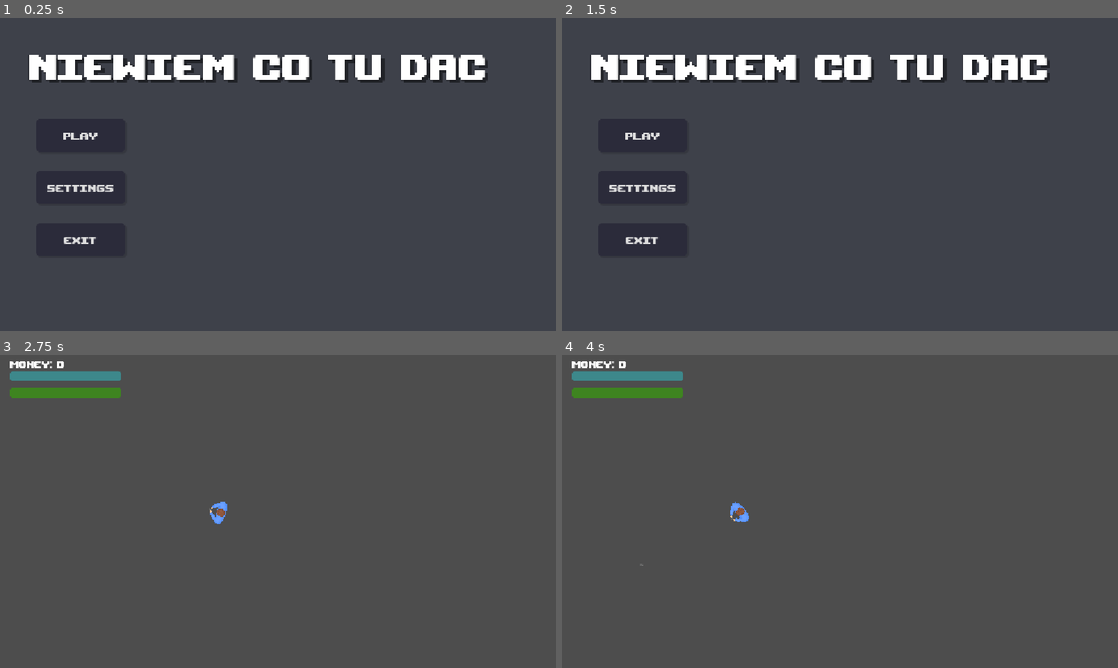
Above: before the commit, frames 1-4 (two rows, left to right).
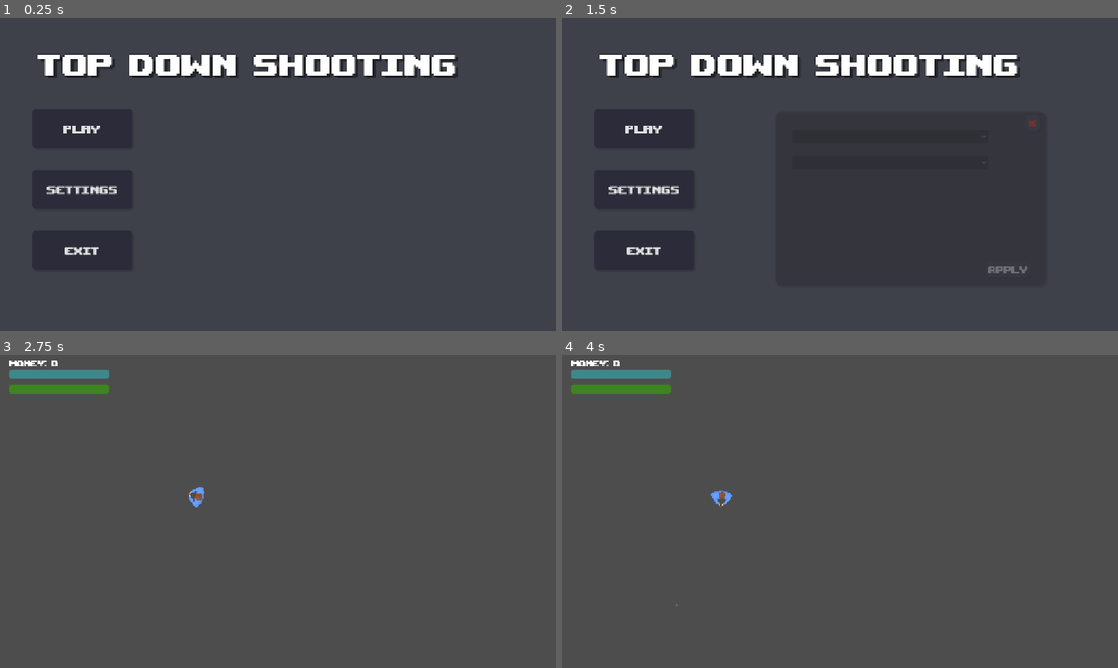
Above: after the commit, the same moments.

Repository: kamil-krecisz/TopDown-Shooting-Game
Game: Godot game, scene res://Scenes/main_menu.tscn
Same seed, same stepped clock (60 frames per second), same inputs: the game is played once before the commit and once after it.
Inputs (mouse positions are in pixels of both pictures, inside the frame that each line leads up to):
- Up to frame 1 (0.25 s): no input
- Up to frame 2 (1.5 s): click "settings" at 0.5 s; click (1034, 124) at 1.25 s, where only the run after the commit has a clickable "X"
- Up to frame 3 (2.75 s): click "Play" at 2 s
- Up to frame 4 (4 s): tap Enter at 2.75 s; move the mouse to (962, 495) at 2.77 s; click (962, 495) at 2.85 s; move the mouse to (728, 527) at 3.52 s; hold A (A_down) from 3.53 s (still down); click (728, 527) at 3.6 s

The runs differ from the first frame. In frame 1, 5.3% of the frame differs, in the area x 5-88%, y 11-76%; in frame 2, 5.4%, in the area x 5-88%, y 11-82%; in frame 3, 1.2%; in frame 4, 1.2%.

Commit message:
Commit 14th - Added settings menu and borders to the main scene

Diff:
--- a/Scenes/Main.tscn
+++ b/Scenes/Main.tscn
@@ -12,9 +12,9 @@
 
 [sub_resource type="Curve2D" id="Curve2D_rgh2o"]
 _data = {
-"points": PackedVector2Array(0, 0, 0, 0, 1125, 10, 0, 0, 0, 0, 1125, 600, 0, 0, 0, 0, 1124, 638, 0, 0, 0, 0, 6, 644, 0, 0, 0, 0, 16, 21, 0, 0, 0, 0, 1121, 12)
+"points": PackedVector2Array(0, 0, 0, 0, 17, 699, 0, 0, 0, 0, 1260, 701, 0, 0, 0, 0, 1265, 11, 0, 0, 0, 0, 19, 13, 0, 0, 0, 0, 17, 699)
 }
-point_count = 6
+point_count = 5
 
 [sub_resource type="Animation" id="Animation_jw32o"]
 length = 0.001
@@ -53,11 +53,22 @@
 &"WaveIdentifierAni": SubResource("Animation_50glp")
 }
 
+[sub_resource type="WorldBoundaryShape2D" id="WorldBoundaryShape2D_tw308"]
+normal = Vector2(0, 1)
+
+[sub_resource type="WorldBoundaryShape2D" id="WorldBoundaryShape2D_v1gob"]
+
+[sub_resource type="WorldBoundaryShape2D" id="WorldBoundaryShape2D_007ni"]
+normal = Vector2(1, 0)
+
+[sub_resource type="WorldBoundaryShape2D" id="WorldBoundaryShape2D_jw32o"]
+normal = Vector2(-1, 0)
+
 [node name="Main" type="Node2D" unique_id=1941816599]
 script = ExtResource("1_kln2b")
 
 [node name="Camera2D" type="Camera2D" parent="." unique_id=1522785518]
-position = Vector2(576, 324)
+position = Vector2(640, 360)
 script = ExtResource("2_v1gob")
 
 [node name="ScreenCanvas" type="CanvasLayer" parent="." unique_id=975740405]
@@ -94,17 +105,17 @@
 
 [node name="WaveIdentifier" type="Panel" parent="ScreenCanvas" unique_id=2012267241]
 visible = false
-offset_right = 1152.0
-offset_bottom = 648.0
+offset_right = 1280.0
+offset_bottom = 720.0
 theme_override_styles/panel = SubResource("StyleBoxFlat_jw32o")
 
 [node name="WaveLabel" type="Label" parent="ScreenCanvas/WaveIdentifier" unique_id=1662791303]
 texture_filter = 1
 layout_mode = 0
-offset_left = 444.0
-offset_top = 288.0
-offset_right = 708.0
-offset_bottom = 360.0
+offset_left = 508.0
+offset_top = 324.0
+offset_right = 772.0
+offset_bottom = 396.0
 theme_override_fonts/font = ExtResource("4_v1gob")
 theme_override_font_sizes/font_size = 80
 text = "WAVE: 1"
@@ -136,11 +147,29 @@
 curve = SubResource("Curve2D_rgh2o")
 
 [node name="SpawnLocation" type="PathFollow2D" parent="SpawnPath" unique_id=2102966019]
-position = Vector2(1125, 10)
-rotation = 1.5707964
+position = Vector2(17, 699)
+rotation = 0.001609009
 
 [node name="AnimationPlayer" type="AnimationPlayer" parent="." unique_id=1489567010]
 libraries/ = SubResource("AnimationLibrary_vy5pj")
+
+[node name="Border" type="StaticBody2D" parent="." unique_id=1617827959]
+
+[node name="TopBorder" type="CollisionShape2D" parent="Border" unique_id=2119394592]
+position = Vector2(640, 0)
+shape = SubResource("WorldBoundaryShape2D_tw308")
+
+[node name="BottomBorder" type="CollisionShape2D" parent="Border" unique_id=1525905210]
+position = Vector2(640, 720)
+shape = SubResource("WorldBoundaryShape2D_v1gob")
+
+[node name="LeftBorder" type="CollisionShape2D" parent="Border" unique_id=397608717]
+position = Vector2(0, 360)
+shape = SubResource("WorldBoundaryShape2D_007ni")
+
+[node name="RightBorder" type="CollisionShape2D" parent="Border" unique_id=1193341593]
+position = Vector2(1280, 360)
+shape = SubResource("WorldBoundaryShape2D_jw32o")
 
 [connection signal="which_wave" from="." to="ScreenCanvas" method="_on_which_wave"]
 [connection signal="upgrade_bought" from="ScreenCanvas/pause_menu" to="ScreenCanvas" method="_on_pause_menu_upgrade_bought"]
--- a/Scenes/enemy.tscn
+++ b/Scenes/enemy.tscn
@@ -27,11 +27,10 @@
 [node name="NavigationAgent2D" type="NavigationAgent2D" parent="." unique_id=408426545]
 
 [node name="HealthBar" type="ProgressBar" parent="." unique_id=677013006]
-visible = false
 modulate = Color(0.13509652, 0.9602726, 0, 1)
-offset_left = -13.0
+offset_left = -20.0
 offset_top = -33.0
-offset_right = 13.0
+offset_right = 20.0
 offset_bottom = -28.0
 value = 50.0
 show_percentage = false
@@ -49,5 +48,14 @@
 stream = ExtResource("3_afpow")
 pitch_scale = 0.6
 
+[node name="Label" type="Label" parent="." unique_id=737147813]
+visible = false
+offset_left = -17.0
+offset_top = -107.0
+offset_right = 10.0
+offset_bottom = 30.0
+theme_override_font_sizes/font_size = 100
+text = ","
+
 [connection signal="body_entered" from="AttackRange" to="." method="_on_attack_body_entered"]
 [connection signal="body_exited" from="AttackRange" to="." method="_on_attack_body_exited"]
--- a/Scenes/main_menu.tscn
+++ b/Scenes/main_menu.tscn
@@ -37,20 +37,127 @@
 shadow_size = 2
 shadow_offset = Vector2(3, 3)
 
+[sub_resource type="StyleBoxFlat" id="StyleBoxFlat_mayyj"]
+bg_color = Color(0.16577613, 0.16775754, 0.18782228, 1)
+corner_radius_top_left = 15
+corner_radius_top_right = 15
+corner_radius_bottom_right = 15
+corner_radius_bottom_left = 15
+shadow_color = Color(0, 0, 0, 0.27450982)
+shadow_size = 3
+shadow_offset = Vector2(4, 4)
+
+[sub_resource type="StyleBoxFlat" id="StyleBoxFlat_fu8ta"]
+bg_color = Color(0.47617882, 0.4918508, 0.61660475, 0.2)
+corner_radius_top_left = 10
+corner_radius_top_right = 10
+corner_radius_bottom_right = 10
+corner_radius_bottom_left = 10
+shadow_color = Color(0, 0, 0, 0.15686275)
+shadow_size = 2
+shadow_offset = Vector2(2, 2)
+
+[sub_resource type="StyleBoxFlat" id="StyleBoxFlat_ce3w2"]
+bg_color = Color(0.62314403, 0.6381441, 0.75037915, 0.2)
+corner_radius_top_left = 10
+corner_radius_top_right = 10
+corner_radius_bottom_right = 10
+corner_radius_bottom_left = 10
+shadow_color = Color(0, 0, 0, 0.15686275)
+shadow_size = 2
+shadow_offset = Vector2(2, 2)
+
+[sub_resource type="StyleBoxFlat" id="StyleBoxFlat_opfnp"]
+bg_color = Color(0.55621076, 0.57210153, 0.69405496, 0.2)
+corner_radius_top_left = 10
+corner_radius_top_right = 10
+corner_radius_bottom_right = 10
+corner_radius_bottom_left = 10
+shadow_color = Color(0, 0, 0, 0.15686275)
+shadow_size = 2
+shadow_offset = Vector2(2, 2)
+
+[sub_resource type="StyleBoxFlat" id="StyleBoxFlat_cp0ys"]
+bg_color = Color(0.47617882, 0.4918508, 0.61660475, 0.2)
+corner_radius_top_left = 10
+corner_radius_top_right = 10
+corner_radius_bottom_right = 10
+corner_radius_bottom_left = 10
+shadow_color = Color(0, 0, 0, 0.15686275)
+shadow_size = 2
+shadow_offset = Vector2(2, 2)
+
+[sub_resource type="StyleBoxFlat" id="StyleBoxFlat_yhxw7"]
+bg_color = Color(0.62314403, 0.6381441, 0.75037915, 0.2)
+corner_radius_top_left = 10
+corner_radius_top_right = 10
+corner_radius_bottom_right = 10
+corner_radius_bottom_left = 10
+shadow_color = Color(0, 0, 0, 0.15686275)
+shadow_size = 2
+shadow_offset = Vector2(2, 2)
+
+[sub_resource type="StyleBoxFlat" id="StyleBoxFlat_trj04"]
+bg_color = Color(0.55621076, 0.57210153, 0.69405496, 0.2)
+corner_radius_top_left = 10
+corner_radius_top_right = 10
+corner_radius_bottom_right = 10
+corner_radius_bottom_left = 10
+shadow_color = Color(0, 0, 0, 0.15686275)
+shadow_size = 2
+shadow_offset = Vector2(2, 2)
+
+[sub_resource type="Animation" id="Animation_1ehe0"]
+length = 0.001
+tracks/0/type = "value"
+tracks/0/imported = false
+tracks/0/enabled = true
+tracks/0/path = NodePath("../SettingsLayer/Panel:modulate")
+tracks/0/interp = 1
+tracks/0/loop_wrap = true
+tracks/0/keys = {
+"times": PackedFloat32Array(0),
+"transitions": PackedFloat32Array(1),
+"update": 0,
+"values": [Color(1, 1, 1, 1)]
+}
+
+[sub_resource type="Animation" id="Animation_ce3w2"]
+resource_name = "settings_animation"
+length = 0.25
+tracks/0/type = "value"
+tracks/0/imported = false
+tracks/0/enabled = true
+tracks/0/path = NodePath("../SettingsLayer/Panel:modulate")
+tracks/0/interp = 1
+tracks/0/loop_wrap = true
+tracks/0/keys = {
+"times": PackedFloat32Array(0, 0.25),
+"transitions": PackedFloat32Array(1, 1),
+"update": 0,
+"values": [Color(1, 1, 1, 0), Color(1, 1, 1, 1)]
+}
+
+[sub_resource type="AnimationLibrary" id="AnimationLibrary_n45e2"]
+_data = {
+&"RESET": SubResource("Animation_1ehe0"),
+&"settings_animation": SubResource("Animation_ce3w2")
+}
+
 [node name="Main_menu" type="Node2D" unique_id=225226503]
 script = ExtResource("1_48xlc")
 
 [node name="Panel" type="Panel" parent="." unique_id=568602713]
-offset_right = 1152.0
-offset_bottom = 648.0
+offset_right = 1280.0
+offset_bottom = 720.0
 theme_override_styles/panel = SubResource("StyleBoxFlat_28flt")
 
 [node name="Label" type="Label" parent="." unique_id=1032903527]
 texture_filter = 1
-offset_left = 60.0
-offset_top = 53.0
-offset_right = 1010.0
-offset_bottom = 161.0
+offset_left = 88.0
+offset_top = 58.0
+offset_right = 1053.0
+offset_bottom = 166.0
 theme_override_colors/font_shadow_color = Color(0, 0, 0, 0.26666668)
 theme_override_colors/font_outline_color = Color(0, 0, 0, 1)
 theme_override_constants/shadow_offset_x = 7
@@ -58,21 +165,21 @@
 theme_override_constants/outline_size = 2
 theme_override_fonts/font = ExtResource("1_28flt")
 theme_override_font_sizes/font_size = 100
-text = "niewiem co tu dac"
+text = "Top down shooting"
 
 [node name="VBoxContainer" type="VBoxContainer" parent="." unique_id=2059363041]
 offset_left = 75.0
 offset_top = 209.0
-offset_right = 259.0
-offset_bottom = 493.0
-theme_override_constants/separation = 40
+offset_right = 304.0
+offset_bottom = 580.0
+theme_override_constants/separation = 50
 
 [node name="PlayButton" type="Button" parent="VBoxContainer" unique_id=485209617]
 texture_filter = 1
 layout_mode = 2
 size_flags_vertical = 3
 theme_override_fonts/font = ExtResource("1_28flt")
-theme_override_font_sizes/font_size = 30
+theme_override_font_sizes/font_size = 35
 theme_override_styles/normal = SubResource("StyleBoxFlat_n45e2")
 theme_override_styles/pressed = SubResource("StyleBoxFlat_48xlc")
 theme_override_styles/hover = SubResource("StyleBoxFlat_1ehe0")
@@ -82,7 +189,7 @@
 layout_mode = 2
 size_flags_vertical = 3
 theme_override_fonts/font = ExtResource("1_28flt")
-theme_override_font_sizes/font_size = 30
+theme_override_font_sizes/font_size = 35
 theme_override_styles/normal = SubResource("StyleBoxFlat_n45e2")
 theme_override_styles/pressed = SubResource("StyleBoxFlat_48xlc")
 theme_override_styles/hover = SubResource("StyleBoxFlat_1ehe0")
@@ -92,15 +199,98 @@
 layout_mode = 2
 size_flags_vertical = 3
 theme_override_fonts/font = ExtResource("1_28flt")
-theme_override_font_sizes/font_size = 30
+theme_override_font_sizes/font_size = 35
 theme_override_styles/normal = SubResource("StyleBoxFlat_n45e2")
 theme_override_styles/pressed = SubResource("StyleBoxFlat_48xlc")
 theme_override_styles/hover = SubResource("StyleBoxFlat_1ehe0")
 text = "Exit"
 
+[node name="SettingsLayer" type="CanvasLayer" parent="." unique_id=272888398]
+
+[node name="Panel" type="Panel" parent="SettingsLayer" unique_id=1491511321]
+visible = false
+offset_left = 491.0
+offset_top = 215.0
+offset_right = 1113.0
+offset_bottom = 615.0
+theme_override_styles/panel = SubResource("StyleBoxFlat_mayyj")
+
+[node name="CloseButton" type="Button" parent="SettingsLayer/Panel" unique_id=1900413184]
+texture_filter = 1
+layout_mode = 0
+offset_left = 575.0
+offset_top = 9.0
+offset_right = 610.0
+offset_bottom = 45.0
+theme_override_colors/font_pressed_color = Color(0.933065, 0.002566404, 1.540184e-06, 1)
+theme_override_colors/font_hover_color = Color(0.9999997, 0.124572285, 0.086494304, 1)
+theme_override_fonts/font = ExtResource("1_28flt")
+theme_override_font_sizes/font_size = 30
+theme_override_styles/normal = SubResource("StyleBoxFlat_fu8ta")
+theme_override_styles/pressed = SubResource("StyleBoxFlat_ce3w2")
+theme_override_styles/hover = SubResource("StyleBoxFlat_opfnp")
+text = "X"
+autowrap_trim_flags = 0
+
+[node name="VBoxContainer" type="VBoxContainer" parent="SettingsLayer/Panel" unique_id=294348320]
+layout_mode = 0
+offset_left = 40.0
+offset_top = 43.0
+offset_right = 490.0
+offset_bottom = 361.0
+theme_override_constants/separation = 30
+
+[node name="ResOptionButton" type="OptionButton" parent="SettingsLayer/Panel/VBoxContainer" unique_id=1222862734]
+layout_mode = 2
+theme_override_fonts/font = ExtResource("1_28flt")
+theme_override_font_sizes/font_size = 24
+item_count = 4
+popup/item_0/text = "1920x1080"
+popup/item_0/id = 0
+popup/item_1/text = "1600x900"
+popup/item_1/id = 1
+popup/item_2/text = "1280x720"
+popup/item_2/id = 2
+popup/item_3/text = "1152x648"
+popup/item_3/id = 3
+
+[node name="ModeOptionButton" type="OptionButton" parent="SettingsLayer/Panel/VBoxContainer" unique_id=2030945046]
+layout_mode = 2
+theme_override_fonts/font = ExtResource("1_28flt")
+theme_override_font_sizes/font_size = 24
+item_count = 4
+popup/item_0/text = "Windowed"
+popup/item_0/id = 0
+popup/item_1/text = "Closed Windowed"
+popup/item_1/id = 1
+popup/item_2/text = "Full-Screen"
+popup/item_2/id = 2
+popup/item_3/text = "Borderless full-screen"
+popup/item_3/id = 3
+
+[node name="ApplyButton" type="Button" parent="SettingsLayer/Panel" unique_id=1221749027]
+texture_filter = 1
+layout_mode = 0
+offset_left = 485.0
+offset_top = 346.0
+offset_right = 588.0
+offset_bottom = 382.0
+theme_override_fonts/font = ExtResource("1_28flt")
+theme_override_font_sizes/font_size = 30
+theme_override_styles/normal = SubResource("StyleBoxFlat_cp0ys")
+theme_override_styles/pressed = SubResource("StyleBoxFlat_yhxw7")
+theme_override_styles/hover = SubResource("StyleBoxFlat_trj04")
+text = "Apply"
+
 [node name="AudioPlayer" type="AudioStreamPlayer2D" parent="." unique_id=1137467223]
 stream = ExtResource("3_1ehe0")
+
+[node name="AnimationPlayer" type="AnimationPlayer" parent="." unique_id=788618581]
+root_node = NodePath("../AudioPlayer")
+libraries/ = SubResource("AnimationLibrary_n45e2")
 
 [connection signal="pressed" from="VBoxContainer/PlayButton" to="." method="_on_play_button_pressed"]
 [connection signal="pressed" from="VBoxContainer/SettingsButton" to="." method="_on_settings_button_pressed"]
 [connection signal="pressed" from="VBoxContainer/ExitButton" to="." method="_on_exit_button_pressed"]
+[connection signal="pressed" from="SettingsLayer/Panel/CloseButton" to="." method="_on_close_button_pressed"]
+[connection signal="pressed" from="SettingsLayer/Panel/ApplyButton" to="." method="_on_apply_button_pressed"]
--- a/Scenes/pause_menu.tscn
+++ b/Scenes/pause_menu.tscn
@@ -304,10 +304,10 @@
 
 [node name="PanelContainer" type="PanelContainer" parent="." unique_id=690258889]
 modulate = Color(1, 1, 1, 0)
-offset_left = 414.0
-offset_top = 144.0
-offset_right = 738.0
-offset_bottom = 504.0
+offset_left = 478.0
+offset_top = 180.0
+offset_right = 802.0
+offset_bottom = 540.0
 theme_override_styles/panel = SubResource("StyleBoxFlat_bpi0q")
 
 [node name="VBoxContainer" type="VBoxContainer" parent="PanelContainer" unique_id=1204050990]
@@ -350,9 +350,9 @@
 
 [node name="ShopButton" type="Button" parent="." unique_id=459652275]
 texture_filter = 1
-offset_left = 748.0
+offset_left = 808.0
 offset_top = 20.0
-offset_right = 829.0
+offset_right = 889.0
 offset_bottom = 55.0
 theme_override_fonts/font = ExtResource("3_1och7")
 theme_override_font_sizes/font_size = 28
@@ -363,10 +363,11 @@
 text = "Shop"
 
 [node name="ShopPanel" type="Panel" parent="." unique_id=1594414099]
-offset_left = 858.0
-offset_top = 89.0
-offset_right = 1088.0
-offset_bottom = 389.0
+visible = false
+offset_left = 914.0
+offset_top = 122.0
+offset_right = 1144.0
+offset_bottom = 422.0
 theme_override_styles/panel = SubResource("StyleBoxFlat_q7fiq")
 
 [node name="ShopLabel" type="Label" parent="ShopPanel" unique_id=599246348]
--- a/Scenes/player.tscn
+++ b/Scenes/player.tscn
@@ -33,4 +33,9 @@
 volume_db = -20.0
 pitch_scale = 2.5
 
+[node name="ShootingTimer" type="Timer" parent="." unique_id=1881150490]
+wait_time = 0.2
+one_shot = true
+
 [connection signal="timeout" from="UpgradeTimer" to="." method="_on_upgrade_timer_timeout"]
+[connection signal="timeout" from="ShootingTimer" to="." method="_on_shooting_timer_timeout"]
--- a/Scripts/main_menu.gd
+++ b/Scripts/main_menu.gd
@@ -1,5 +1,18 @@
 extends Node2D
 @onready var audio_player: AudioStreamPlayer2D = $AudioPlayer
+
+@onready var res_option_button: OptionButton = $SettingsLayer/Panel/VBoxContainer/ResOptionButton
+@onready var mode_option_button: OptionButton = $SettingsLayer/Panel/VBoxContainer/ModeOptionButton
+
+var resolutions = [Vector2i(1920,1080), Vector2i(1600,900), Vector2i(1280,720), Vector2i(1152,648)] # Available resolutions to set
+
+func _ready():
+	var config = ConfigFile.new()
+	if config.load("user://settings.cfg") == OK:
+		var res = config.get_value("screen", "resolution")
+		var mode = config.get_value("screen", "mode")
+		DisplayServer.window_set_size(res)
+		DisplayServer.window_set_mode(mode)
 
 
 func _on_play_button_pressed():
@@ -10,10 +23,38 @@
 
 func _on_settings_button_pressed():
 	audio_player.play()
-	await get_tree().create_timer(0.05).timeout
+	if $SettingsLayer/Panel.visible == false:
+		$SettingsLayer/Panel.visible = true
+		$AnimationPlayer.play("settings_animation")
+	elif $SettingsLayer/Panel.visible == true:
+		$AnimationPlayer.play_backwards("settings_animation")
+		await get_tree().create_timer(0.25).timeout
+		$SettingsLayer/Panel.visible = false
 
 
 func _on_exit_button_pressed():
 	audio_player.play()
 	await get_tree().create_timer(0.1).timeout
 	get_tree().quit()
+
+
+func _on_close_button_pressed():
+	audio_player.play()
+	$AnimationPlayer.play_backwards("settings_animation")
+	await get_tree().create_timer(0.25).timeout
+	$SettingsLayer/Panel.visible = false
+
+
+func _on_apply_button_pressed():
+	audio_player.play()
+	var res = resolutions[res_option_button.selected]
+	var mode = mode_option_button.selected
+
+	DisplayServer.window_set_size(res)
+	DisplayServer.window_set_mode(mode)
+
+	var config = ConfigFile.new()
+	config.set_value("screen", "resolution", res)
+	config.set_value("screen", "mode", mode)
+
+	config.save("user://settings.cfg")
--- a/Scripts/player.gd
+++ b/Scripts/player.gd
@@ -3,6 +3,8 @@
 
 
 var Bullet = preload("res://Scenes/bullet.tscn")
+var can_shoot = true
+
 var mouse_position: Vector2
 @export var speed = 20000.0
 var sprint_value = 1
@@ -62,14 +64,13 @@
 	if character_direction != Vector2.ZERO:
 		velocity = character_direction * speed * delta * sprint_value * upgraded_speed
 
-	if Input.is_action_just_pressed("left_down"): #SHOOTING
+	if Input.is_action_just_pressed("left_down") && can_shoot == true: #SHOOTING
 		b = Bullet.instantiate()
 		get_tree().root.add_child(b)
 		b.start($Muzzle.global_position, mouse_position.angle())
 		$GunAudioPlayer.play()
-
-
-
+		can_shoot = false
+		$ShootingTimer.start()
 
 
 
@@ -95,3 +96,7 @@
 
 func _on_upgrade_timer_timeout():
 	upgraded_speed = 1
+
+
+func _on_shooting_timer_timeout():
+	can_shoot = true
--- a/project.godot
+++ b/project.godot
@@ -17,6 +17,8 @@
 
 [display]
 
+window/size/viewport_width=1280
+window/size/viewport_height=720
 window/stretch/mode="canvas_items"
 window/stretch/aspect="expand"
 
Not shown, added: export_presets.cfg
